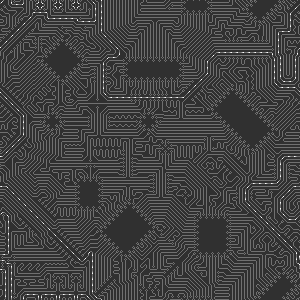
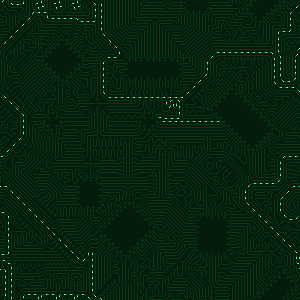
Comparing the layer stacks of the two w=300, h=300 images. Changes:
showed "frame 6", painted on it over box(0, 0, 300, 300)
hid "frame 1", painted on it over box(0, 0, 300, 300)
painted on "circuit" over box(0, 0, 300, 300)
painted on "board" over box(0, 0, 300, 300)
